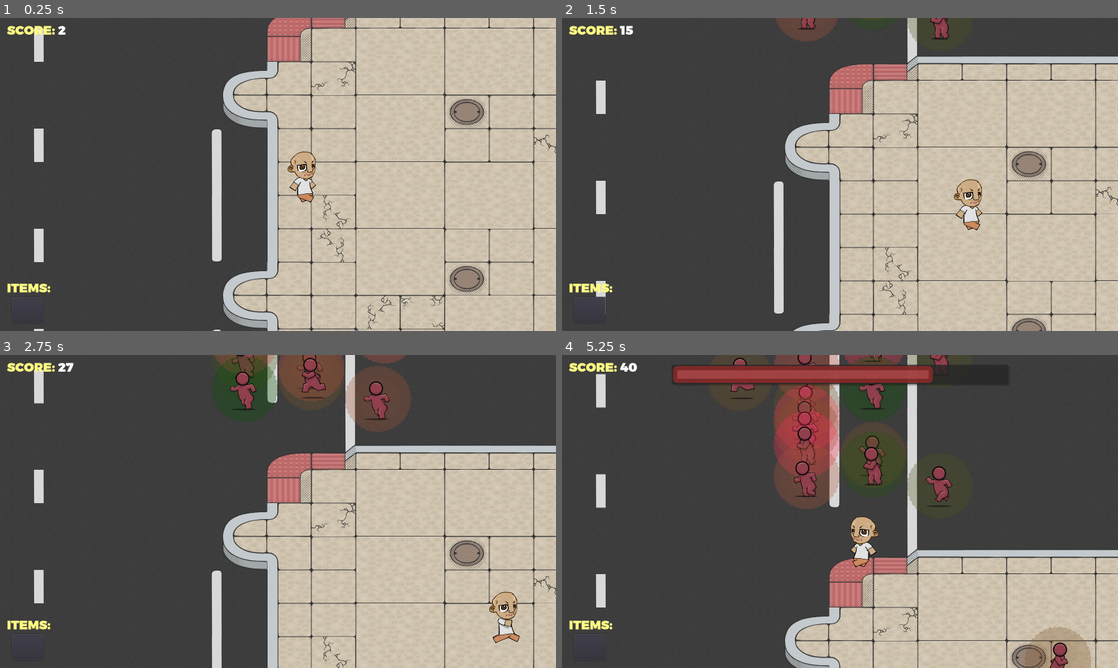
Above: before the commit, frames 1-4 (two rows, left to right).
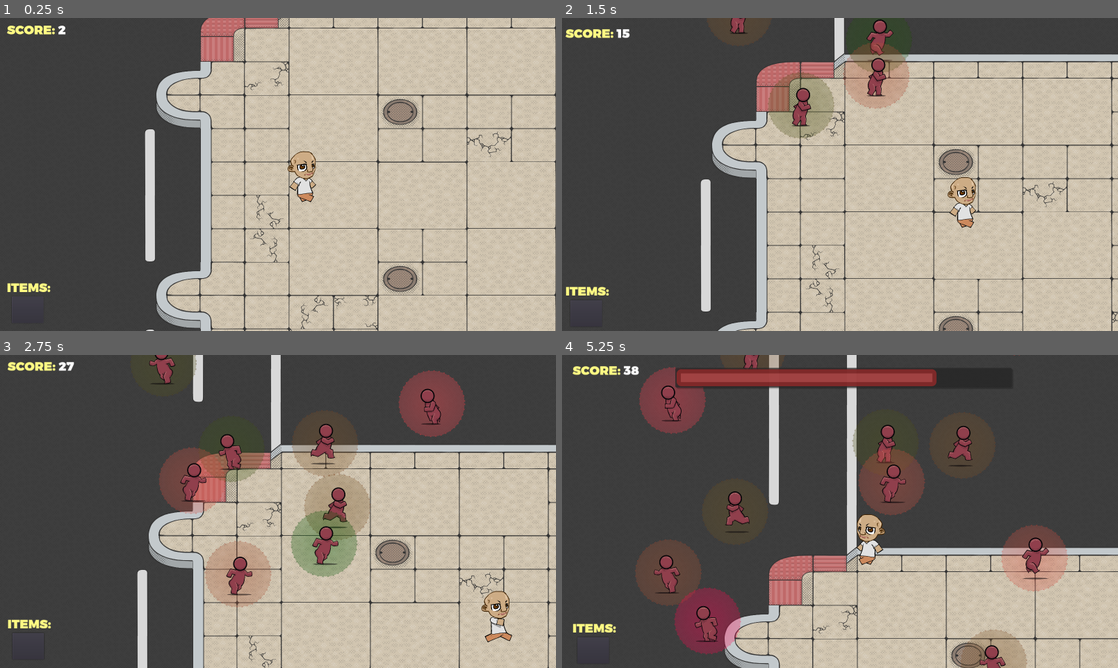
Above: after the commit, the same moments.

Repository: Mochiballz/Social_Distance_Simulator
Game: Godot game, scene res://Scenes/World.tscn
Same seed, same stepped clock (60 frames per second), same inputs: the game is played once before the commit and once after it. The engine's default icon, where the game draws it, is replaced by a stand-in: a white triangle on a blue panel in a dark square.
Inputs (mouse positions are in pixels of both pictures, inside the frame that each line leads up to):
- Up to frame 1 (0.25 s): no input
- Up to frame 2 (1.5 s): tap Enter at 0.5 s; move the mouse to (962, 158) at 0.52 s; hold Right (ui_right) 0.53-1.28 s; click (962, 158) at 0.67 s; move the mouse to (728, 190) at 1.27 s; hold Down (ui_down) from 1.28 s (still down)
- Up to frame 3 (2.75 s): move the mouse to (333, 442) at 2.02 s; release Down (ui_down) at 2.03 s; hold Right (ui_right) from 2.03 s (still down)
- Up to frame 4 (5.25 s): move the mouse to (812, 574) at 2.77 s; release Right (ui_right) at 2.78 s; hold Up (ui_up) 2.78-3.53 s; click (812, 574) at 2.92 s; move the mouse to (1006, 558) at 3.52 s; hold Left (ui_left) 3.53-5.03 s; move the mouse to (673, 464) at 4.27 s; move the mouse to (867, 511) at 5.02 s; hold Down (ui_down) from 5.03 s (still down); click (867, 511) at 5.17 s

The runs differ from the first frame. In frame 1, 25% of the frame differs, in the area x 1-100%, y 0-100%; in frame 2, 27%; in frame 3, 32%; in frame 4, 33%.

Commit message:
Player movement screen shift in progress

Diff:
--- a/Scenes/World.tscn
+++ b/Scenes/World.tscn
@@ -8,6 +8,7 @@
 [ext_resource path="res://Scripts/Timeline.gd" type="Script" id=6]
 [ext_resource path="res://Scenes/Terrain.tscn" type="PackedScene" id=7]
 [ext_resource path="res://Scripts/Map.gd" type="Script" id=8]
+[ext_resource path="res://Scripts/Interface.gd" type="Script" id=10]
 
 [sub_resource type="StyleBoxFlat" id=1]
 bg_color = Color( 0.698039, 0.27451, 0.27451, 0.862745 )
@@ -43,7 +44,7 @@
 script = ExtResource( 8 )
 
 [node name="Terrain" parent="Map" instance=ExtResource( 7 )]
-position = Vector2( 0, -1 )
+position = Vector2( -192, 0 )
 
 [node name="Spawners" type="Node2D" parent="."]
 position = Vector2( 128, 0 )
@@ -85,6 +86,7 @@
 [node name="Interface" type="Control" parent="."]
 margin_right = 40.0
 margin_bottom = 40.0
+script = ExtResource( 10 )
 __meta__ = {
 "_edit_use_anchors_": false
 }
@@ -211,6 +213,13 @@
 [node name="Timer" type="Timer" parent="Interface/InfectedTimerBar"]
 wait_time = 5.0
 
+[node name="InterfaceCamera" type="Camera2D" parent="Interface"]
+anchor_mode = 0
+current = true
+smoothing_enabled = true
+
+[node name="Tween" type="Tween" parent="Interface"]
+
 [node name="Timeline" type="Node" parent="."]
 script = ExtResource( 6 )
 
@@ -219,6 +228,8 @@
 [node name="InfectedTimers" type="Node" parent="SpawnTimers"]
 
 [node name="ItemTimers" type="Node" parent="SpawnTimers"]
+[connection signal="velocity_change" from="Entities/Player" to="Interface/InterfaceCamera" method="_on_Player_velocity_change"]
+[connection signal="velocity_change" from="Entities/Player" to="Interface" method="_on_Player_velocity_change"]
 [connection signal="pressed" from="Interface/GameOver/VBoxContainer/Buttons/Retry" to="." method="_on_Retry_pressed"]
 [connection signal="pressed" from="Interface/GameOver/VBoxContainer/Buttons/Quit" to="." method="_on_Quit_pressed"]
 [connection signal="timeout" from="Interface/InfectedTimerBar/Timer" to="." method="_on_Timer_timeout"]
--- /dev/null
+++ b/Scripts/Interface.gd
@@ -0,0 +1,13 @@
+extends Control
+
+func _ready():
+	pass
+
+
+func _on_Player_velocity_change(vel, mag):
+	var tween = get_node("Tween")
+	var last_rect_position = rect_position
+	tween.interpolate_property(self, "rect_position",
+		rect_position, vel * mag, 0.3,
+		Tween.TRANS_LINEAR, Tween.EASE_IN_OUT)
+	tween.start()
--- a/Scripts/Map.gd
+++ b/Scripts/Map.gd
@@ -8,7 +8,7 @@
 func add_terrain():
 	var terrain = get_child(0)
 	var new_terrain = TERRAIN_SCENE.instance()
-	new_terrain.global_position += Vector2(0, -(terrain.get_node("Road").get_used_rect().size.y * terrain.get_node("Road").cell_size.y))
+	new_terrain.global_position += Vector2(terrain.global_position.x, -(terrain.get_node("Road").get_used_rect().size.y * terrain.get_node("Road").cell_size.y))
 	add_child(new_terrain)
 
 func _ready():
--- a/Scripts/Player.gd
+++ b/Scripts/Player.gd
@@ -2,11 +2,15 @@
 
 class_name Player
 
-export(Vector2) onready var velocity = Vector2(0,0)
-export(float) onready var speed = 400
+export(Vector2) onready var velocity
+export(float) onready var speed
 
 export(bool) onready var has_revive = false
 var overlapping_infected = false
+
+# Screen Shift Player Movement Variables
+signal velocity_change(vel, mag)
+var shift_magnitude
 
 func motion_input():
 	var input = Vector2.ZERO
@@ -20,6 +24,8 @@
 		input = input.normalized()
 
 	velocity = input
+	emit_signal("velocity_change", velocity, shift_magnitude)
+
 
 func gui_input():
 	if Input.is_action_just_pressed("ui_action") and has_revive:
@@ -28,6 +34,7 @@
 			has_revive = false
 			infected_bar.get_node("Timer").stop()
 			infected_bar.visible = false
+
 
 func motion_animation():
 	$AnimatedSprite.play("run")
@@ -54,18 +61,22 @@
 	else:
 		revive_sprite.visible = false
 
+func _input(event):
+	if event is InputEventKey:
+		motion_input()
+		gui_input()
+
 func _ready():
+	velocity = Vector2(0,0)
+	speed = 400
+	shift_magnitude = 24
 	set_physics_process(true)
 
 func _physics_process(delta):
 	coughing_check()
 	revive_check()
 
-	motion_input()
-	gui_input()
-
 	motion_animation()
-
 	move_and_slide(velocity * speed * scale)
 
 
--- a/Scripts/SpawnPoint.gd
+++ b/Scripts/SpawnPoint.gd
@@ -66,6 +66,7 @@
 
 func spawn(entity_type):
 	entities.clear()
+
 	# Set/Reset Direction for Entities to Player/Default
 	if aim_to_player:
 		set_angle_vec_to_player()
--- a/Scripts/Timeline.gd
+++ b/Scripts/Timeline.gd
@@ -120,7 +120,7 @@
 
 func _ready():
 	var spawnpoint_range = range(0, get_node("/root/World/Spawners").get_child_count() - 1)
-	var reduced_spawnpoints = spawnpoint_range.slice(spawnpoint_range[1], spawnpoint_range[spawnpoint_range.size() - 2])
+	var reduced_spawnpoints = spawnpoint_range.slice(spawnpoint_range[1], spawnpoint_range[spawnpoint_range.size() - 1])
 
 	var round_0 = Round.new(80.0)
 	var round_1 = Round.new(30.0, 1)
@@ -130,8 +130,8 @@
 	# Round 0 + Item
 	var round_0_infected = [
 #        Speed   Number   Behavior               Formation                 Odds   Spawners             Rate Start   Rate End   Delay   AtP
-		[100,    1,       single_state.LINEAR,   group_state.WAVE_STATIC,  4,     reduced_spawnpoints, 0.2,         0.6,       0.0,    false],
-		[400,    1,       single_state.LINEAR,   group_state.WAVE_STATIC,  4,     reduced_spawnpoints, 2.0,         3.0,       0.0,    true],
+		[300,    1,       single_state.LINEAR,   group_state.WAVE_RANDOM,  4,     reduced_spawnpoints, 0.2,         0.6,       0.0,    false],
+		[400,    1,       single_state.LINEAR,   group_state.WAVE_STATIC,  4,     reduced_spawnpoints, 1.0,         2.0,       0.0,    true],
 	]
 	var item = [
 		[0,      1,       single_state.LINEAR,   group_state.WAVE_STATIC,  1,     spawnpoint_range,    15.0,        20.0]
--- a/Scripts/World.gd
+++ b/Scripts/World.gd
@@ -213,7 +213,6 @@
 		next.set_paused(false)
 
 	var rand_wait_time = spawn_rng.randf_range(template.spawn_rate_start, template.spawn_rate_end)
-	print(rand_wait_time)
 	timer.set_wait_time(rand_wait_time)
 	timer.start()
 
Not shown: 1 places in Scenes/World.tscn that only renumber resources
